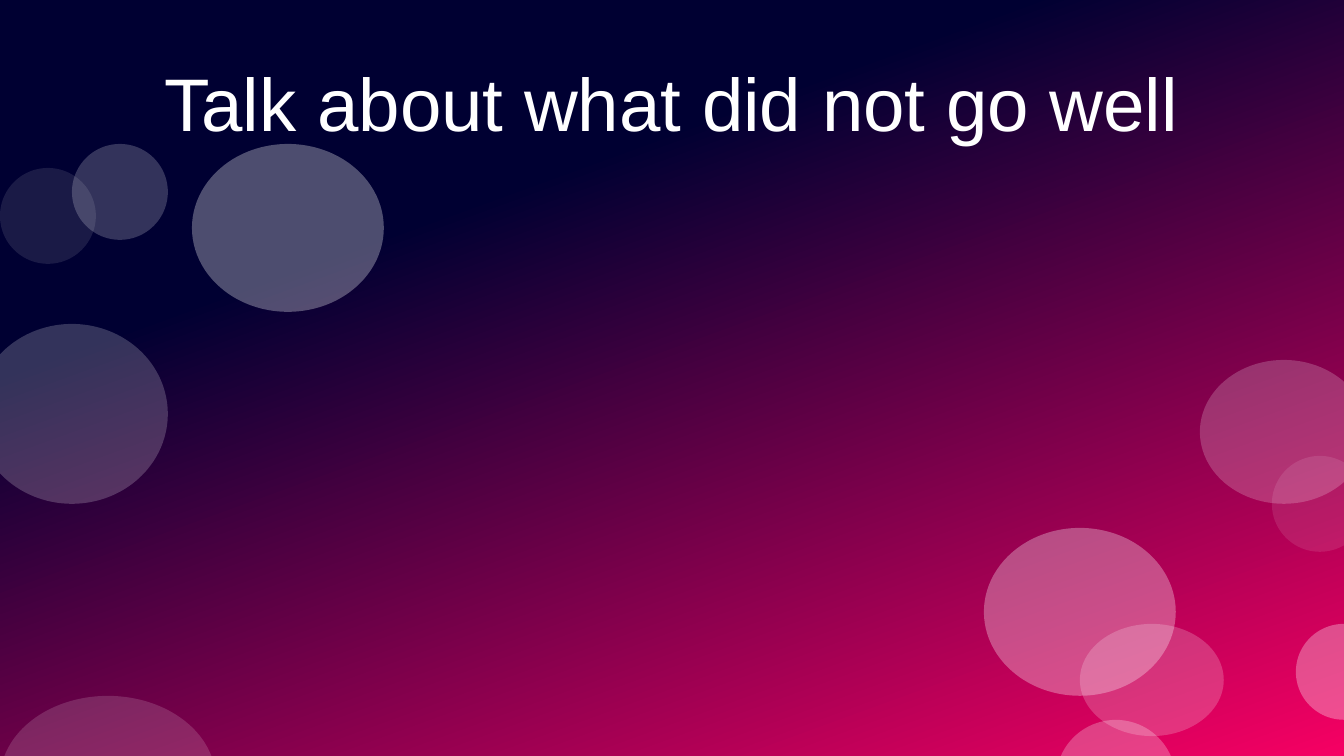
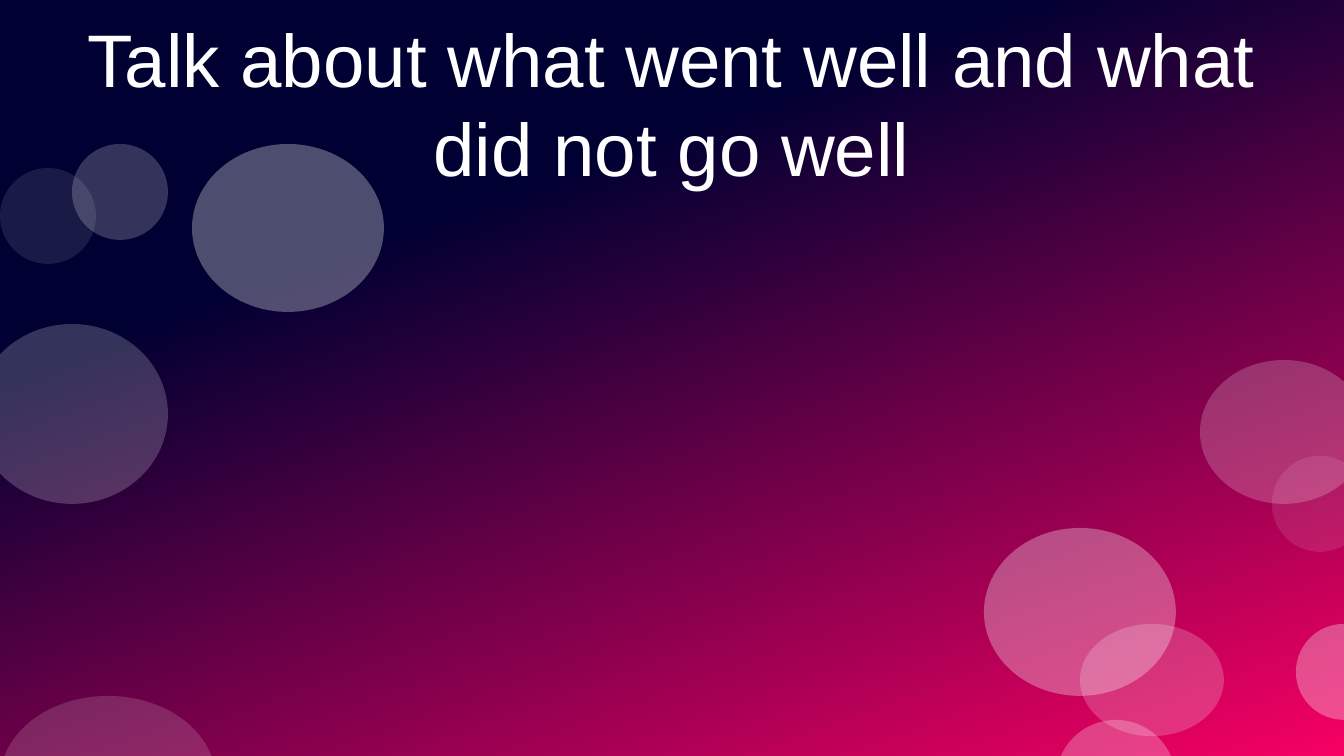
Before and after one commit to PrototypeProto/COP_4331_Small-Project, a slide deck: slide 5 of Pres.pptx (slide 9 before the commit). Drawn at 1344x756 pixels with LibreOffice and Linux fonts; fonts in the diff are those of the drawing. Boxes give left, top, right and bottom in pixels: in the first picture for what was removed or moved away, otherwise in the second. Text is boxed around its words. In the diff, an @@ line names an element or a change of style, - is before the commit and + after.

```diff
--- a/Pres.pptx
+++ b/Pres.pptx
@@ title at bbox=[87, 33, 1254, 190]: text changed @@
-Talk about what did not go well
+Talk about what went well and what did not go well
```
Also in this commit, not shown: 1 other slide changed, 5 slides added, 9 slides removed.
